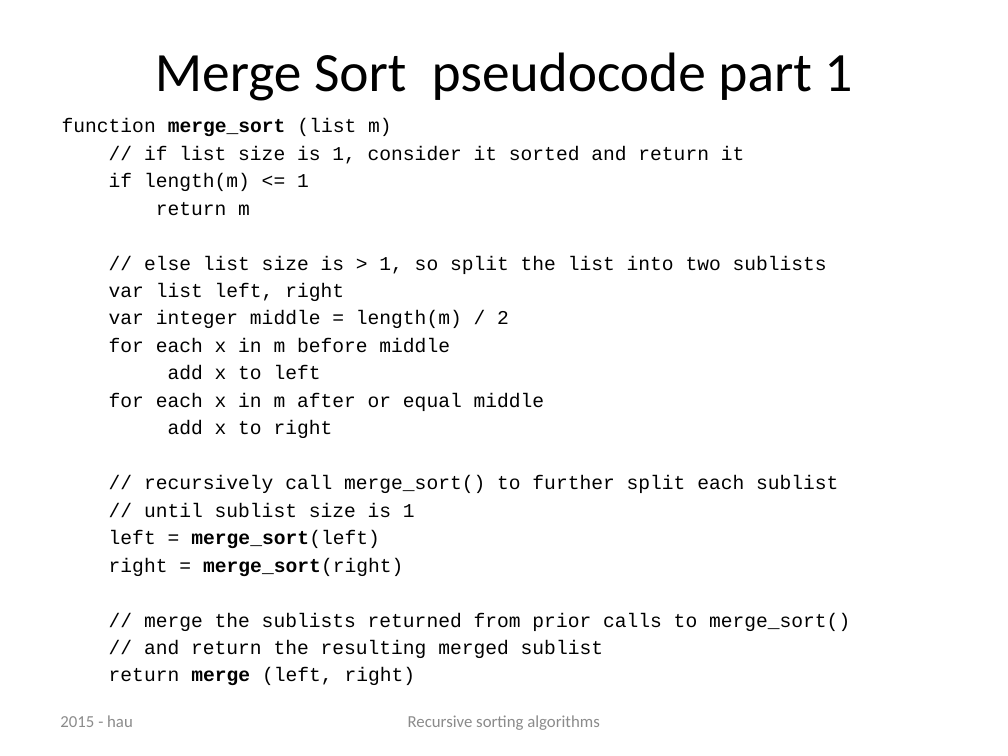
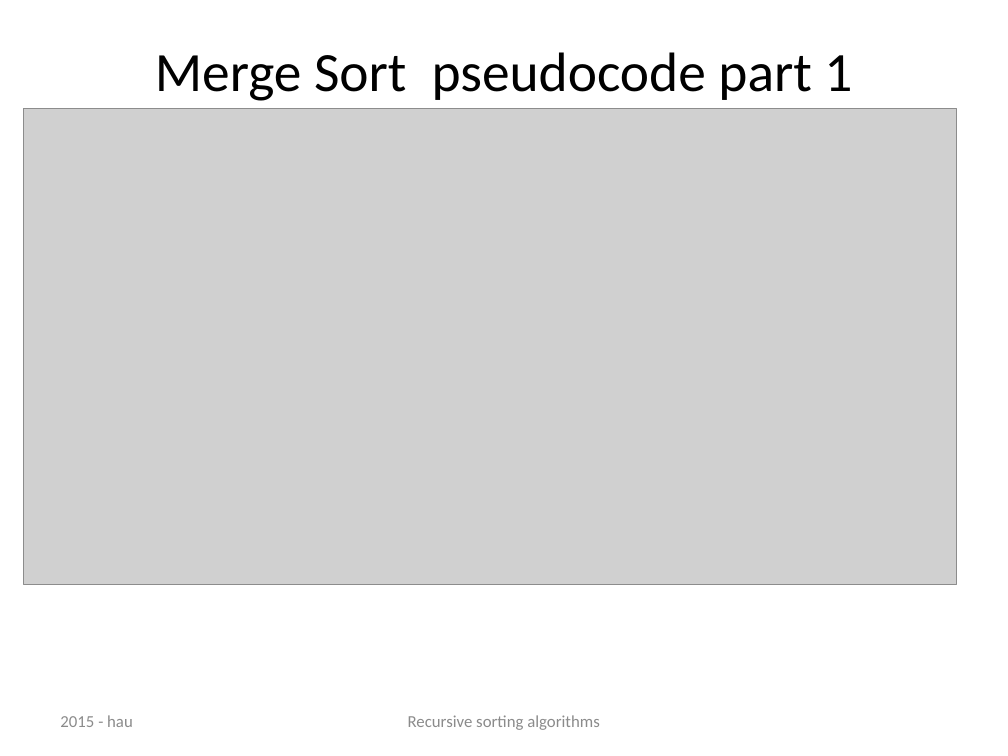
Before and after one commit to CphBusCosSem2/week5-algorithms, a slide deck: slide 8 of slides/day3Rekursive sorting algorithms.pptx. Drawn at 1008x756 pixels with LibreOffice and Linux fonts; fonts in the diff are those of the drawing; grey boxes stand for pictures. Boxes give left, top, right and bottom in pixels: in the first picture for what was removed or moved away, otherwise in the second. Text is boxed around its words. In the diff, an @@ line names an element or a change of style, - is before the commit and + after.

```diff
--- a/slides/day3Rekursive sorting algorithms.pptx
+++ b/slides/day3Rekursive sorting algorithms.pptx
@@ picture added at <box>24,109,958,585</box> @@
@@ text removed at <box>62,118,850,682</box> @@
-function merge_sort (list m)
-// if list size is 1, consider it sorted and return it
-if length(m) <= 1
-return m
-// else list size is > 1, so split the list into two sublists
-var list left, right
-var integer middle = length(m) / 2
-for each x in m before middle
-add x to left
-for each x in m after or equal middle
-add x to right
-// recursively call merge_sort() to further split each sublist
-// until sublist size is 1
-left = merge_sort(left)
-right = merge_sort(right)
-// merge the sublists returned from prior calls to merge_sort()
-// and return the resulting merged sublist
-return merge (left, right)
```
Also in this commit, not shown: 1 other slide changed, 6 other files.
